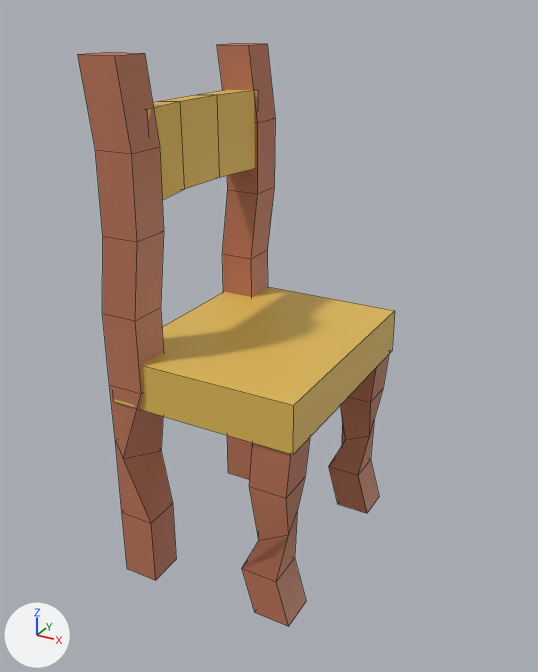
One commit to the FBX model src/InMemorian/Assets/models/silla.fbx: the scene before it, then after it.
Camera for both pictures: a camera (50 mm lens) standing at (4.15, -5.95, 5.38) and looking at (0.92, -0.06, 2.44). Lighting does not change. The marker at lower left points along +X, +Y and +Z. Mesh edges are drawn as thin lines. Where no turn or scale is listed for an object, it has been applied to the vertices.
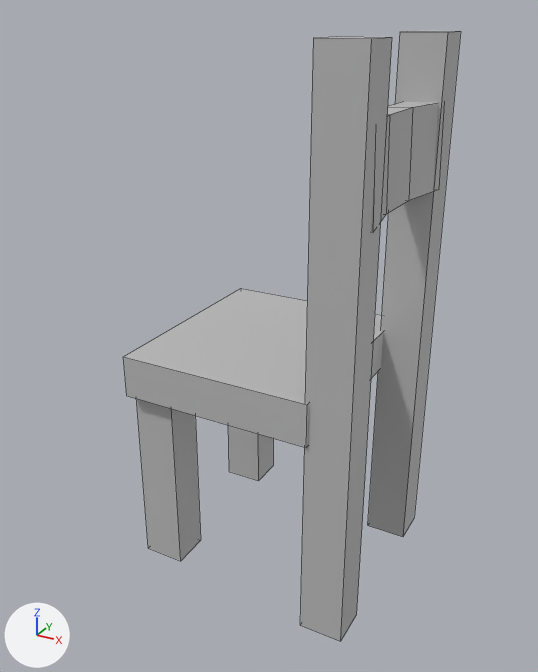
Patch to the scene script:
```diff
--- a/src/InMemorian/Assets/models/silla.fbx.py
+++ b/src/InMemorian/Assets/models/silla.fbx.py
@@ mat_lambert1 @@
+mat_lambert1 = principled_material('lambert1')
+mat_lambert1.base_color = (0.5, 0.5, 0.5)  # grey #bcbcbc
@@ me_mesh_005 @@
 me_mesh_005.from_pydata(...)  # 16 vertices, 14 faces; spans x -50.0..50.0, y -50.0..50.4, z -50.0..50.0
-me_mesh_005.materials.append(mat_lambert3)  # yellow #e1ba56
+me_mesh_005.materials.append(mat_lambert1)  # grey #bcbcbc
@@ me_mesh @@
 me_mesh.from_pydata(...)  # 8 vertices, 6 faces; spans x -50.0..50.0, y -50.0..50.0, z -50.0..50.0
-me_mesh.materials.append(mat_lambert3)  # yellow #e1ba56
+me_mesh.materials.append(mat_lambert1)  # grey #bcbcbc
@@ me_mesh_004_1 @@
+me_mesh_004_1.from_pydata(...)  # a box spanning x -0.21..0.21, y -0.19..0.19, z -1.0..1.0
+me_mesh_004_1.materials.append(mat_lambert1)  # grey #bcbcbc
@@ me_mesh_005_1 @@
+me_mesh_005_1.from_pydata(...)  # a box spanning x -0.21..0.21, y -0.19..0.19, z -2.63..2.63
+me_mesh_005_1.materials.append(mat_lambert1)  # grey #bcbcbc
@@ ob_pcube7 @@
-ob_pcube7 = bpy.data.objects.new('pCube7', me_mesh_003)
-ob_pcube7.location = (0.0, -1.0, 2.5)
@@ ob_pcube10 @@
-ob_pcube10 = bpy.data.objects.new('pCube10', me_mesh_004)
-ob_pcube10.parent = ob_pcube4
-ob_pcube10.location = (-40.47, 68.2, -41.72)
-ob_pcube10.scale = (0.193, 10.7, 0.156)
@@ ob_pcube9 @@
-ob_pcube9 = bpy.data.objects.new('pCube9', me_mesh_002)
-ob_pcube9.location = (1.53, -0.94, 0.97)
@@ ob_pcube3 @@
 ob_pcube3 = bpy.data.objects.new('pCube3', me_mesh_005)
-ob_pcube3.parent = ob_pcube10
-ob_pcube3.location = (21.1, 34.02, 279.0)
-ob_pcube3.rotation_euler = (0.0, 0.0, 0.00231)  # degrees (0, 0, 0.1)
-ob_pcube3.scale = (0.93, 0.153, 4.87)
+ob_pcube3.parent = ob_group2
+ob_pcube3.location = (203.5, 423.6, 0.0)
+ob_pcube3.rotation_euler = (0.0, 0.0, 0.0317)  # degrees (0, 0, 1.8)
+ob_pcube3.scale = (0.347, 0.782, 1.81)
@@ ob_pcube5 @@
-ob_pcube5 = bpy.data.objects.new('pCube5', me_mesh_001)
-ob_pcube5.location = (1.53, 1.04, 0.97)
@@ ob_pcube4 @@
 ob_pcube4 = bpy.data.objects.new('pCube4', me_mesh)
-ob_pcube4.location = (0.78, 0.0437, 2.172)
-ob_pcube4.rotation_euler = (1.571, 0.0, 0.0)  # degrees (90, 0, 0)
-ob_pcube4.scale = (0.0193, 0.00476, 0.0239)
+ob_pcube4.parent = ob_group2
+ob_pcube4.location = (85.04, 217.2, -4.372)
+ob_pcube4.scale = (1.93, 0.417, 2.39)
@@ ob_group2 @@
+ob_group2 = bpy.data.objects.new('group2', None)
+ob_group2.location = (0.0, 0.0, 0.0)
+ob_group2.rotation_euler = (1.571, 0.0, 0.0)  # degrees (90, 0, 0)
+ob_group2.scale = (0.01, 0.01, 0.00902)
@@ ob_pcube17 @@
+ob_pcube17 = bpy.data.objects.new('pCube17', me_mesh_004_1)
+ob_pcube17.location = (0.12, 0.92, 1.06)
@@ ob_pcube11 @@
+ob_pcube11 = bpy.data.objects.new('pCube11', me_mesh_004_1.copy())
+ob_pcube11.location = (0.12, -0.74, 1.06)
@@ ob_pcube18 @@
+ob_pcube18 = bpy.data.objects.new('pCube18', me_mesh_005_1)
+ob_pcube18.location = (1.99, -0.82, 2.57)
@@ ob_pcube16 @@
+ob_pcube16 = bpy.data.objects.new('pCube16', me_mesh_005_1.copy())
+ob_pcube16.location = (1.99, 0.9, 2.57)
```

Boxes [x1, y1, x2, y2] around the edits, measured in the pictures (538 x 672 px):
'pCube18', added
    after: [301, 36, 392, 642]
'pCube4', recoloured, moved, rescaled, turned
    before: [114, 287, 395, 455]
    after: [123, 288, 383, 448]
'pCube7', deleted
    before: [78, 52, 176, 581]
'pCube16', added
    after: [368, 30, 460, 537]
'pCube3', recoloured, moved, rescaled, turned
    before: [146, 90, 258, 200]
    after: [371, 102, 442, 232]
'pCube10', deleted
    before: [217, 43, 275, 480]
'pCube9', deleted
    before: [242, 438, 310, 627]
'pCube11', added
    after: [136, 399, 201, 561]
'pCube5', deleted
    before: [329, 355, 389, 513]
'pCube17', added
    after: [228, 425, 273, 481]
